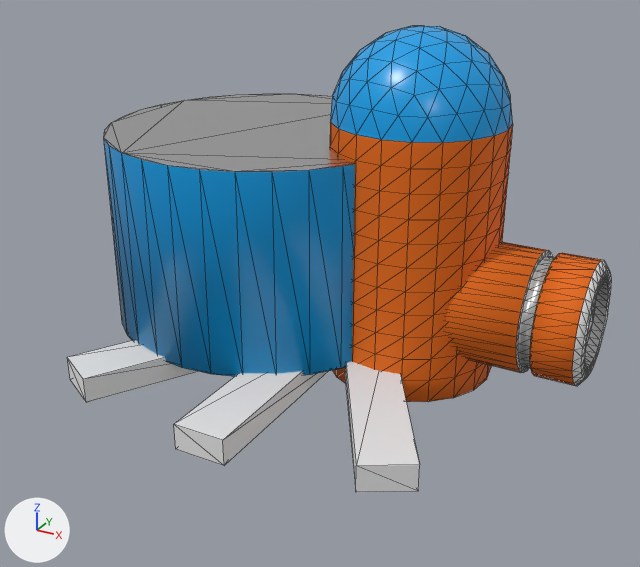
The glTF model spider/assets/models/tachikoma.glb, before and after one commit.
Both versions are drawn from a 50 mm camera at (3.7, -9.02, 5.27) aimed at (-0.98, -0.51, 1.02). The lights are fixed; the arrows at lower left show +X, +Y and +Z. The older version comes first. Mesh edges are drawn as thin lines. Vertices at exactly the same position are counted once.

The first picture shows 'body', 'gun', 'head', 'leg_right_back', 'leg_right_front', 'leg_right_mid'.
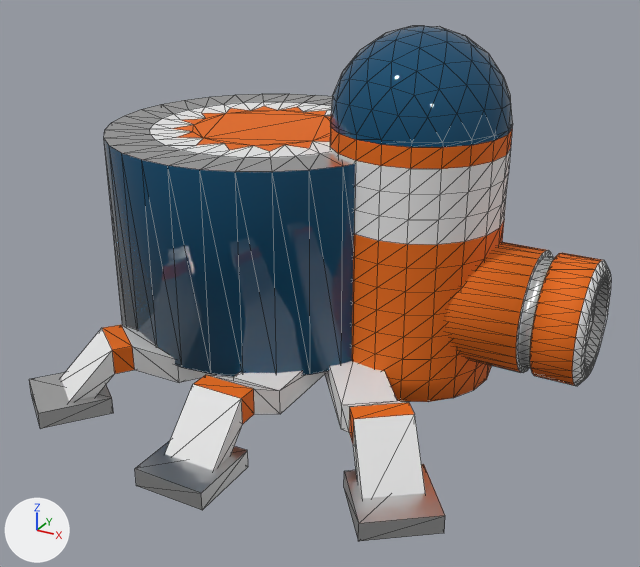
Changed parts and their boxes [x1, y1, x2, y2] in the pictures (640 x 567 px):
'body', recoloured, surface changed, reshaped (blue to dark blue): [104, 94, 355, 377] in both
'head', recoloured, surface changed, reshaped: [330, 26, 513, 402] in both
'leg_right_front', reshaped, moved, turned: before [345, 361, 420, 492]; after [325, 361, 445, 541]
'leg_right_mid', reshaped: before [174, 371, 328, 465]; after [135, 371, 325, 510]
'leg_right_back', reshaped, moved, turned: before [67, 340, 198, 402]; after [29, 325, 215, 429]
part 1 of me_icosphere, reshaped: [330, 122, 513, 169] in both
part 2 of me_icosphere, recoloured (orange to white): [330, 147, 511, 245] in both
part 3 of me_cube_001, added: after [29, 372, 445, 541]
part 4 of me_cube_001, built on: before [67, 340, 420, 492]; after [61, 325, 425, 498]
part 5 of me_cylinder_001, added: after [104, 94, 353, 172]

The edits, one by one:
Material 'blue_plastic' (mat_blue_plastic) changes colour from blue #00a1e7 to dark blue #004b70; in linear values from (0.0, 0.354, 0.8) to (0.0, 0.0713, 0.161).
In material 'blue_plastic' (mat_blue_plastic), roughness goes from 0.3 to 0.0.
me_icosphere is used by ob_head; location (0.0, 0.0, 0.0).
me_icosphere had 311 vertices, 618 faces and spanned x -1.0..1.0, y -1.0..1.0, z 0.0..4.0.
me_icosphere now has 331 vertices, 658 faces and spans x -1.0..1.0, y -1.0..1.0, z 0.0..4.0.
Part 1, on me_icosphere:
40 faces are deleted.
20 new vertices lie (0.0, 0.0, -0.05) away from vertices in x -1.0..1.0, y -1.0..1.0, z 3.0.
40 new faces join them, mat_blue_plastic (dark blue #004b70).
40 new faces join them, mat_orange_plastic (orange #e76a00).
me_icosphere part 2: 120 faces spanning x -1.0..1.0, y -1.0..1.0, z 1.91..2.73 switch from mat_orange_plastic (orange #e76a00) to mat_white_plastic (white #e7e7e7).
me_cube_001 is used by ob_leg_right_mid; location (-1.0, 0.0, 0.2); rotation (0.0, 0.0, 3.142), in degrees (0, 0, 180); scale (1.0, 1.0, 0.5).
me_cube_001 had 8 vertices, 12 faces and spanned x -0.3..0.3, y 0.0..3.0, z -0.3..0.3.
me_cube_001 now has 28 vertices, 48 faces and spans x -0.4..0.4, y 0.0..3.52, z -0.6..0.87.
me_cube_001 part 3: a new loose piece, a box spanning x -0.4..0.4, y 2.72..3.52, z -0.6..-0.2, in mat_metal (light grey #dedede).
me_cube_001 part 4: 2 vertices moved from x -0.3..0.3, y 3.0, z -0.3..0.3 to x -0.3..0.3, y 2.97..3.27, z -0.4; 2 vertices removed from x -0.3..0.3, y 3.0, z -0.3..0.3; 14 vertices added at x -0.3..0.3, y 1.92..3.27, z -0.4..0.87.
me_cube_001 gains material mat_metal (light grey #dedede).
me_cube_001 gains material mat_orange_plastic (orange #e76a00).
me_cylinder_001 is used by ob_body; location (-2.0, 0.0, 1.49).
me_cylinder_001 had 64 vertices, 124 faces and spanned x -1.93..1.93, y -1.93..1.93, z -1.2..1.2.
me_cylinder_001 now has 128 vertices, 252 faces and spans x -1.93..1.93, y -1.93..1.93, z -1.2..1.2.
me_cylinder_001 part 5: 64 vertices added at x -1.4..1.4, y -1.4..1.4, z 1.2.
me_cylinder_001 gains material mat_white_plastic (white #e7e7e7).
me_cylinder_001 gains material mat_orange_plastic (orange #e76a00).
Object 'leg_right_front' (ob_leg_right_front) moves from (-0.6, 0.0, 0.2) to (-0.89, -0.14, 0.2).
Object 'leg_right_front' (ob_leg_right_front) turns from (0, 0, -150) to (0, 0, -143) degrees about x, y and z.
Object 'leg_right_back' (ob_leg_right_back) moves from (-1.5, 0.0, 0.2) to (-1.15, -0.19, 0.2).
Object 'leg_right_back' (ob_leg_right_back) turns from (0, 0, 150) to (0, 0, 142) degrees about x, y and z.
